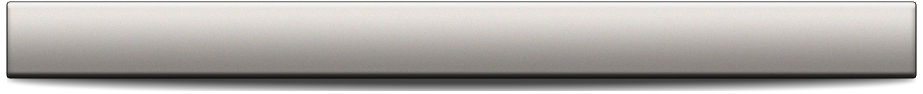
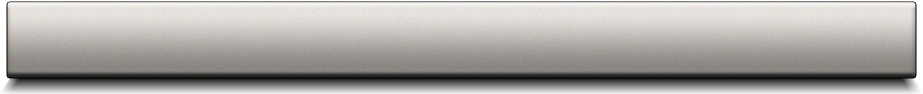
Revision of a layered 923×94 image; what changed, layer by layer:
added group "Shadow" with 2 layers over (x1=1, y1=77, x2=922, y2=94)
added layer "rect shadow" (90%) in group "Shadow" over (x1=1, y1=77, x2=922, y2=94)
renamed "Shadow" to "circle shadow", hid it, moved it into group "Shadow" over (x1=7, y1=77, x2=916, y2=91)
